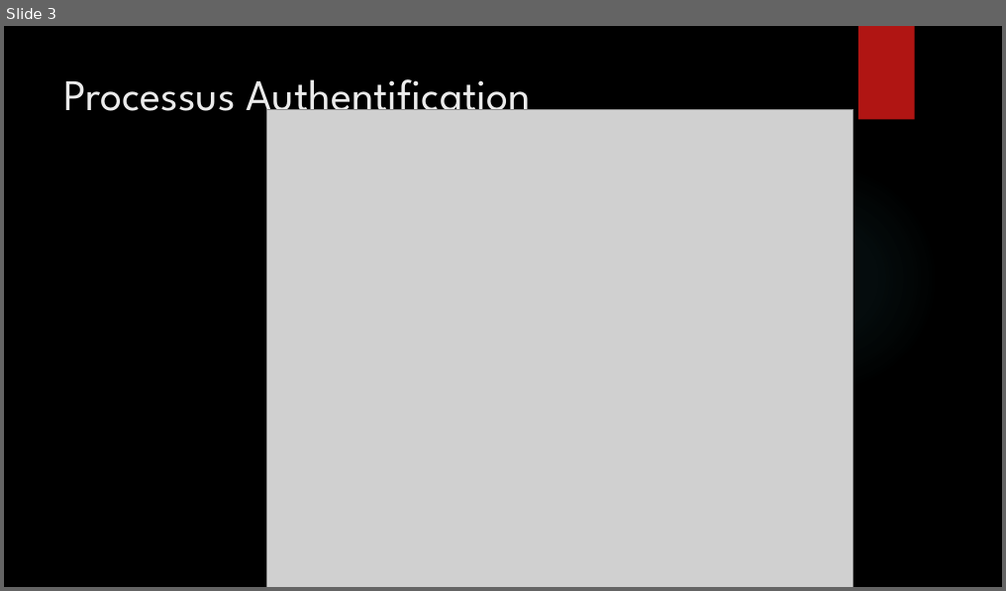
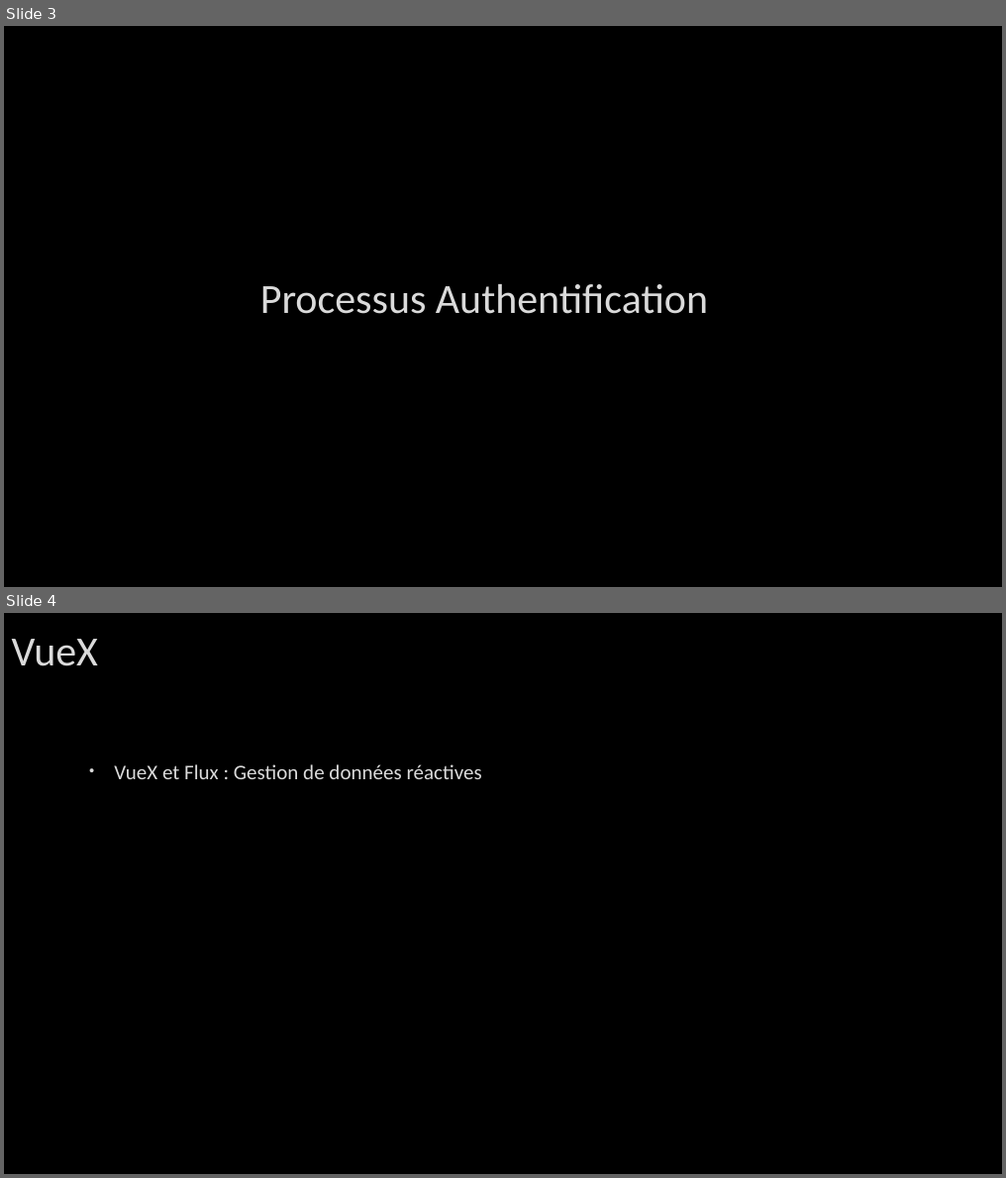
Before and after one commit to mbonjour/Shoot4Stats, a slide deck: Documentation/Défense/Shoot4stats.pptx. Shown one above the other, each under a label of ours: slide 3 before the commit, slides 3 and 4 after it. The pictures are 1006x591 and 1006x1178 pixels, drawn with LibreOffice and Linux fonts; fonts in the diff are those of the drawing; grey boxes stand for pictures; background and template pictures are left out. Boxes give left, top, right and bottom in pixels: in the first picture for what was removed or moved away, otherwise in the second. Text is boxed around its words. In the diff, an @@ line names an element or a change of style, - is before the commit and + after.

```diff
--- a/Documentation/Défense/Shoot4stats.pptx
+++ b/Documentation/Défense/Shoot4stats.pptx
@@ slide 4 added at (x1=4, y1=613, x2=1002, y2=1174), background picture (left out) @@
@@ title added at (x1=12, y1=639, x2=98, y2=666), 40 pt, text #DADADA @@
+VueX
@@ text added at (x1=114, y1=764, x2=482, y2=779), 20 pt, text #DADADA @@
+• VueX et Flux : Gestion de données réactives
@@ slide 3 changed as well @@
@@ rectangle removed at (x1=858, y1=26, x2=915, y2=120) @@
@@ picture removed at (x1=266, y1=109, x2=853, y2=587) @@
@@ ellipse removed at (x1=709, y1=163, x2=939, y2=393) @@
@@ title "Processus Authentification" moved from (x1=64, y1=79, x2=531, y2=124) to (x1=260, y1=284, x2=708, y2=314) @@
@@ title "Processus Authentification" at (x1=260, y1=284, x2=708, y2=314): size 42 to 40 pt, font League Spartan to Calibri, text colour #EBEBEB to #DADADA, letter outline none to #404040 0.75 pt; vertical alignment top to middle @@
```
Also in this commit, not shown: 4 other slides changed, 5 other slides added.
